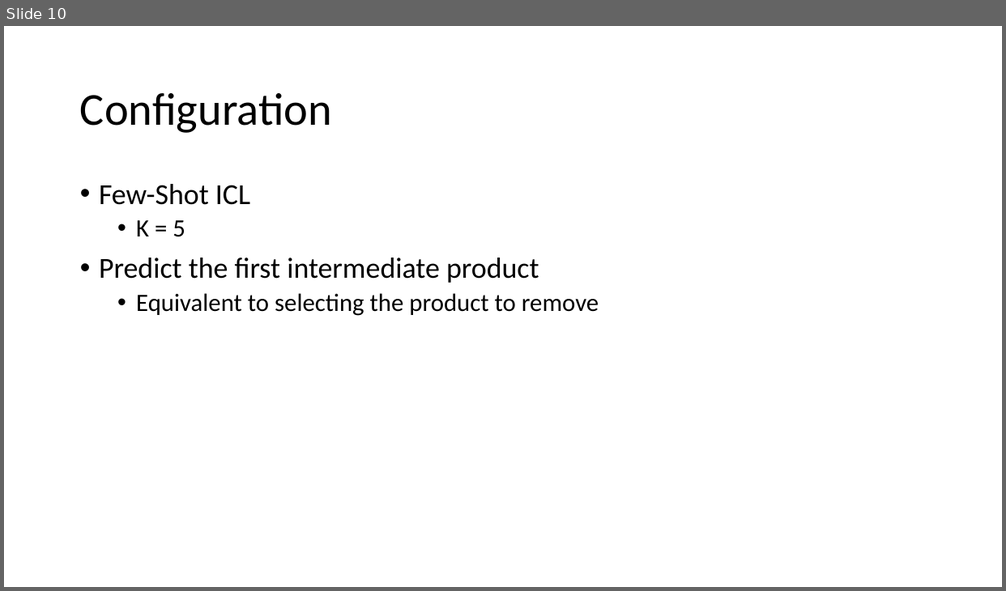
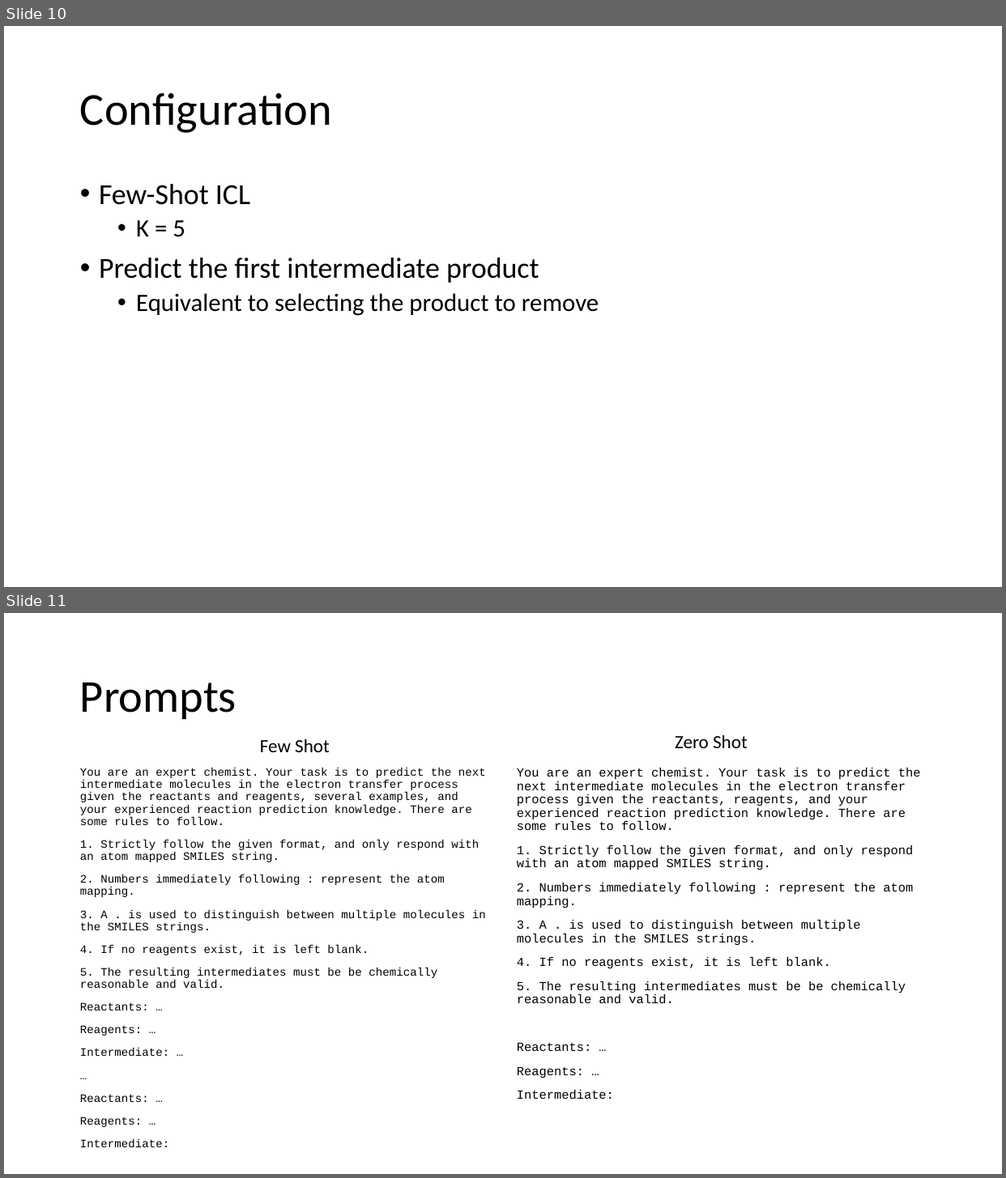
Before and after one commit to JohnDLee/ChemistryPE, a slide deck: pptx/7-5-2023.pptx. Shown one above the other, each under a label of ours: slide 10 before the commit, slides 10 and 11 after it. The pictures are 1006x591 and 1006x1178 pixels, drawn with LibreOffice and Linux fonts; fonts in the diff are those of the drawing. Boxes give left, top, right and bottom in pixels: in the first picture for what was removed or moved away, otherwise in the second. Text is boxed around its words. In the diff, an @@ line names an element or a change of style, - is before the commit and + after.

```diff
--- a/pptx/7-5-2023.pptx
+++ b/pptx/7-5-2023.pptx
@@ slide 11 added at (4, 613, 1002, 1174), background #FFFFFF @@
@@ title added at (80, 682, 236, 719), 44 pt, text #000000 @@
+Prompts
@@ text added at (260, 739, 330, 752), 18 pt, text #000000 @@
+Few Shot
@@ text added at (675, 735, 748, 748), 18 pt, text #000000 @@
+Zero Shot
@@ text added at (80, 768, 486, 1127), 11 pt, text #000000 @@
+You are an expert chemist. Your task is to predict the next intermediate molecules in the electron transfer process given the reactants and reagents, several examples, and your experienced reaction prediction knowledge. There are some rules to follow.
+1. Strictly follow the given format, and only respond with an atom mapped SMILES string.
+2. Numbers immediately following : represent the atom mapping.
+3. A . is used to distinguish between multiple molecules in the SMILES strings.
+4. If no reagents exist, it is left blank.
+5. The resulting intermediates must be be chemically reasonable and valid.
+Reactants: …
+Reagents: …
+Intermediate: …
+…
+Reactants: …
+Reagents: …
+Intermediate:
@@ text added at (517, 768, 921, 1100), 12 pt, text #000000 @@
+You are an expert chemist. Your task is to predict the next intermediate molecules in the electron transfer process given the reactants, reagents, and your experienced reaction prediction knowledge. There are some rules to follow.
+1. Strictly follow the given format, and only respond with an atom mapped SMILES string.
+2. Numbers immediately following : represent the atom mapping.
+3. A . is used to distinguish between multiple molecules in the SMILES strings.
+4. If no reagents exist, it is left blank.
+5. The resulting intermediates must be be chemically reasonable and valid.
+Reactants: …
+Reagents: …
+Intermediate:
```
Also in this commit, not shown: 2 slides changed, 1 other file.
